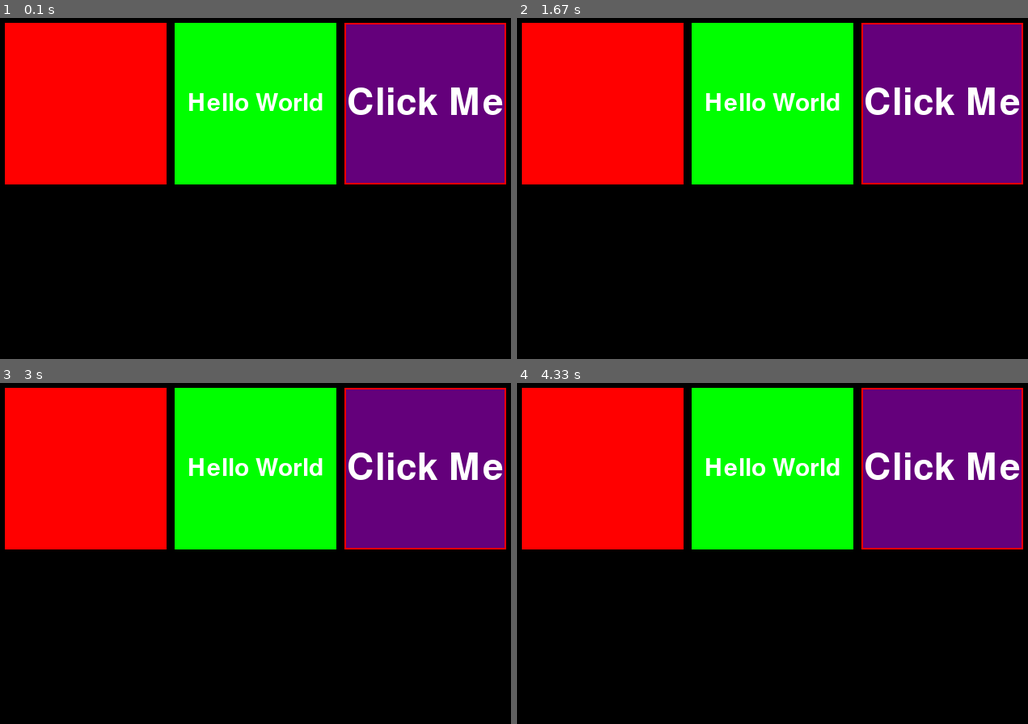
Above: before the commit, frames 1-4 (two rows, left to right).
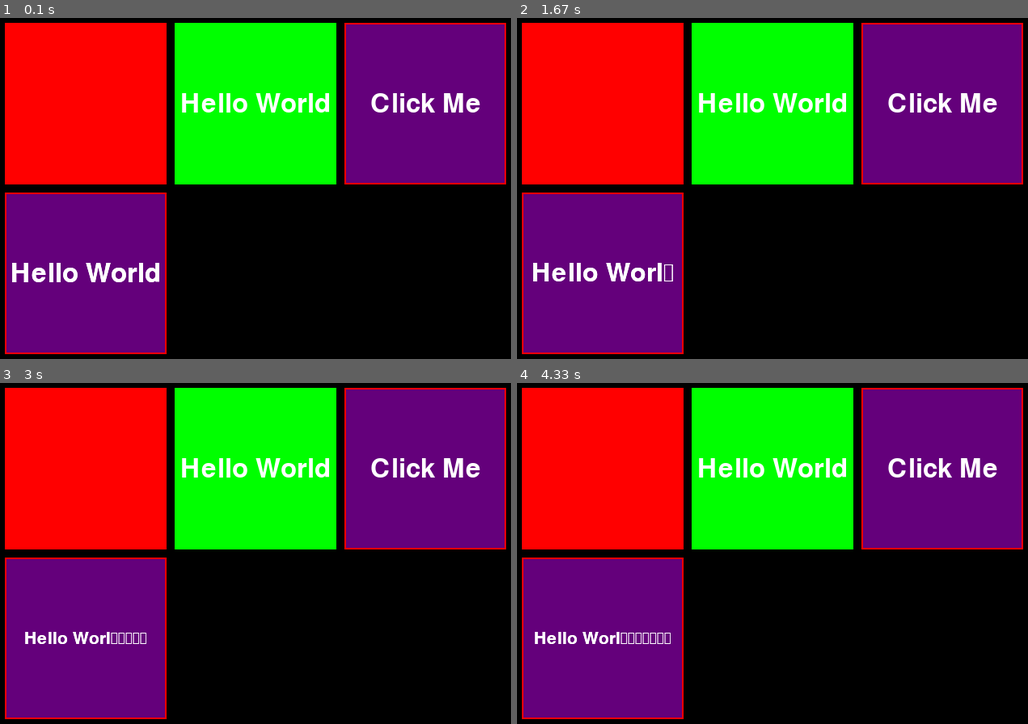
Above: after the commit, the same moments.

Repository: lelonS/pygame-tools
Game: pygame game, started from test_stuff.py
Two runs of this game, one before a commit and one after it. Both use one fixed random seed, a clock stepped at 60 frames per second and the inputs below.
Inputs (mouse positions are in pixels of both pictures, inside the frame that each line leads up to):
- Up to frame 1 (0.1 s): no input
- Up to frame 2 (1.67 s): click "Click Me" at 0.38 s; click (680, 260) at 0.72 s; hold Backspace 1-1.47 s; tap Enter at 1.5 s
- Up to frame 3 (3 s): tap Enter every 0.33 s from 1.83 to 2.83 s
- Up to frame 4 (4.33 s): tap Enter at 3.17, 3.5 s; click (971, 536) at 3.88 s; click (649, 529) at 4.22 s

The runs differ from the first frame. In frame 1, 17% of the frame differs, in the area x 0-99%, y 20-99%; in frame 2, 17%; in frame 3, 17%; in frame 4, 17%.

Commit message:
Textbox WIP

Diff:
--- a/test_stuff.py
+++ b/test_stuff.py
@@ -2,6 +2,7 @@
 from ui_classes.ui_element import UIElement, BorderBehavior
 from ui_classes.label import TextLabel
 from ui_classes.button import TextButton
+from ui_classes.text_box import TextBox
 
 pygame.init()
 screen = pygame.display.set_mode((800, 600))
@@ -35,6 +36,16 @@
                          background_color=(100, 0, 123))
 ui_elements.append(text_button)
 
+# Create TextBox
+text_box = TextBox(pygame.Rect(10, 220, 200, 200),
+                   "Hello World",
+                   pygame.font.Font(None, 100),
+                   border_width=2,
+                   border_color=(255, 0, 0),
+                   background_color=(100, 0, 123))
+
+ui_elements.append(text_box)
+
 # Game loop
 running = True
 while running:
--- a/ui_classes/label.py
+++ b/ui_classes/label.py
@@ -51,8 +51,13 @@
 
     def fit_text_to_rect(self):
         w, h = self._rendered_text.get_size()
+        r_text = self._rendered_text
+        if self._text == "":
+            return
+
+        h += 1000
         while w > self.rect.width or h > self.rect.height:
-            self._font = pygame.font.Font(None, self._font.get_height() - 1)
+            self._font = pygame.font.Font(None, h - 1)
             r_text = self._font.render(self._text, True, self._text_color)
             w, h = r_text.get_size()
         self._rendered_text = r_text
--- a/ui_classes/text_box.py
+++ b/ui_classes/text_box.py
@@ -23,6 +23,7 @@
         scale_text = kwargs.get("scale_text", True)
         scale_rect = kwargs.get("scale_rect", False)
         text_anchor = kwargs.get("text_anchor", CENTER)
+        self.focused = False
 
         self.label = TextLabel(rect, text, font, text_color=text_color,
                                scale_text=scale_text, scale_rect=scale_rect,
@@ -37,14 +38,23 @@
 
     def update(self, event: pygame.event.Event):
         super().update(event)
+        if event.type == pygame.MOUSEBUTTONDOWN and event.button == 1:
+            if self.rect.collidepoint(event.pos):
+                self.focused = True
+            else:
+                self.focused = False
         if event.type == pygame.KEYDOWN:
             if self.focused:
                 if event.key == pygame.K_BACKSPACE:
                     self.text = self.text[:-1]
                 else:
                     self.text += event.unicode
-                self.label.text = self.text
+                self.label.set_text(self.text)
+                # print(self.text)
 
     def draw(self, surface: pygame.Surface):
         super().draw(surface)
-        self.label.draw(surface)
+        if self.text == "":
+            self.default_label.draw(surface)
+        else:
+            self.label.draw(surface)
